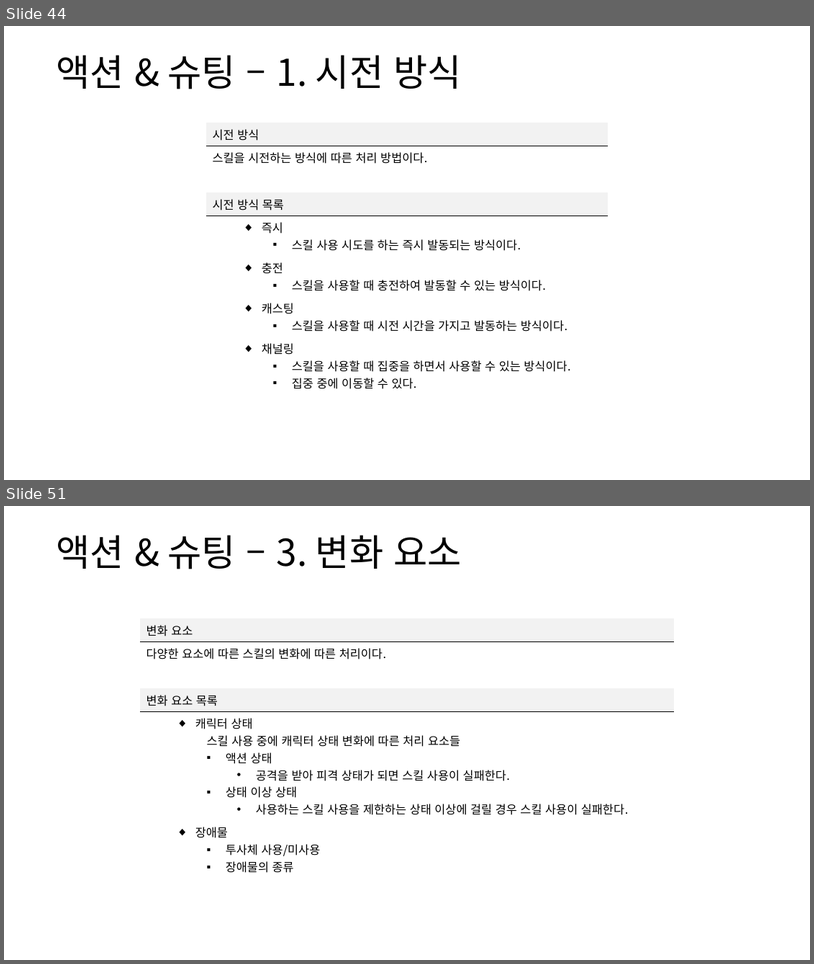
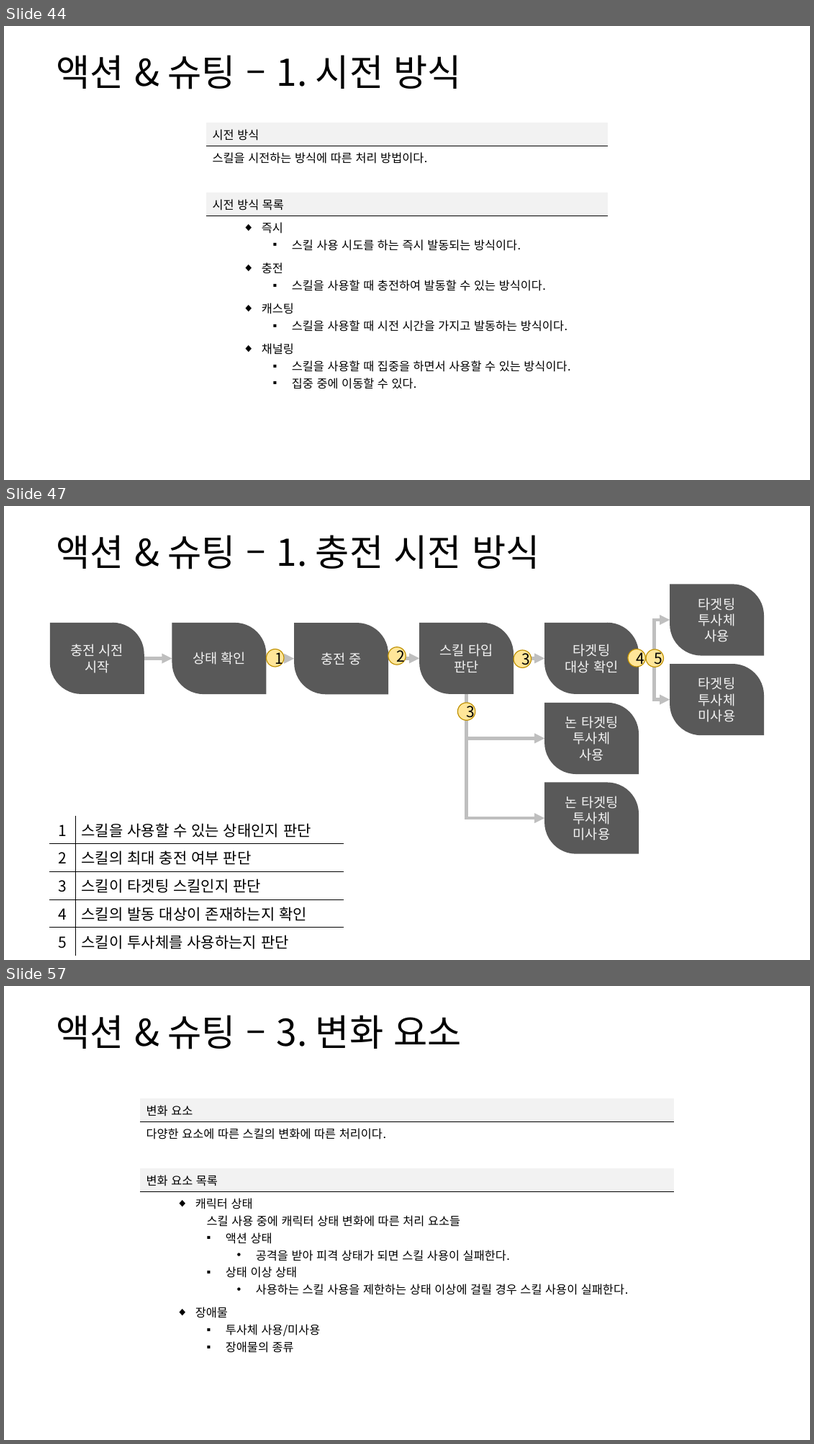
Before and after one commit to yjk0401/unityenginebasic_9th, a slide deck: 기획/방랑엽사전/스킬 시스템 기획서.pptx. Shown one above the other, each under a label of ours: slides 44 and 51 before the commit, slides 44, 47 and 57 after it; the slides between them are not shown. The pictures are 814x964 and 814x1444 pixels, drawn with LibreOffice and Linux fonts; fonts in the diff are those of the drawing. Boxes give left, top, right and bottom in pixels: in the first picture for what was removed or moved away, otherwise in the second. Text is boxed around its words. In the diff, an @@ line names an element or a change of style, - is before the commit and + after.

```diff
--- a/기획/방랑엽사전/스킬 시스템 기획서.pptx
+++ b/기획/방랑엽사전/스킬 시스템 기획서.pptx
@@ slide 47 added at <box>4,506,810,960</box>, background #FFFFFF @@
@@ text added at <box>56,535,540,569</box>, 44 pt, text #000000 @@
+액션 & 슈팅 – 1. 충전 시전 방식
@@ ellipse added at <box>267,649,284,667</box>, fill #FFE699, outline #BF9000 1 pt, 18 pt, text #000000 @@
+1
@@ ellipse added at <box>388,647,406,664</box>, fill #FFE699, outline #BF9000 1 pt, 18 pt, text #000000 @@
+2
@@ ellipse added at <box>514,650,532,667</box>, fill #FFE699, outline #BF9000 1 pt, 18 pt, text #000000 @@
+3
@@ ellipse added at <box>628,649,646,667</box>, fill #FFE699, outline #BF9000 1 pt, 18 pt, text #000000 @@
+4
@@ ellipse added at <box>646,649,664,667</box>, fill #FFE699, outline #BF9000 1 pt, 18 pt, text #000000 @@
+5
@@ group added at <box>50,584,764,854</box>: 9 round diag rects, 8 elbow arrows @@
+충전 시전
+시작
+타겟팅
+대상 확인
+타겟팅
+투사체
+사용
+타겟팅
+투사체
+미사용
+스킬 타입 판단
+논 타겟팅
+투사체
+사용
+논 타겟팅
+투사체
+미사용
+상태 확인
+충전 중
@@ ellipse added at <box>458,703,476,720</box>, fill #FFE699, outline #BF9000 1 pt, 18 pt, text #000000 @@
+3
@@ table added at <box>50,815,345,952</box>, 5 rows, 2 columns @@
+1 | 스킬을 사용할 수 있는 상태인지 판단
+2 | 스킬의 최대 충전 여부 판단
+3 | 스킬이 타겟팅 스킬인지 판단
+4 | 스킬의 발동 대상이 존재하는지 확인
+5 | 스킬이 투사체를 사용하는지 판단
@@ what was slide 51 is now slide 57 @@
```
Also in this commit, not shown: 9 slides changed, 16 other slides added, 4 slides removed, 4 other files.
